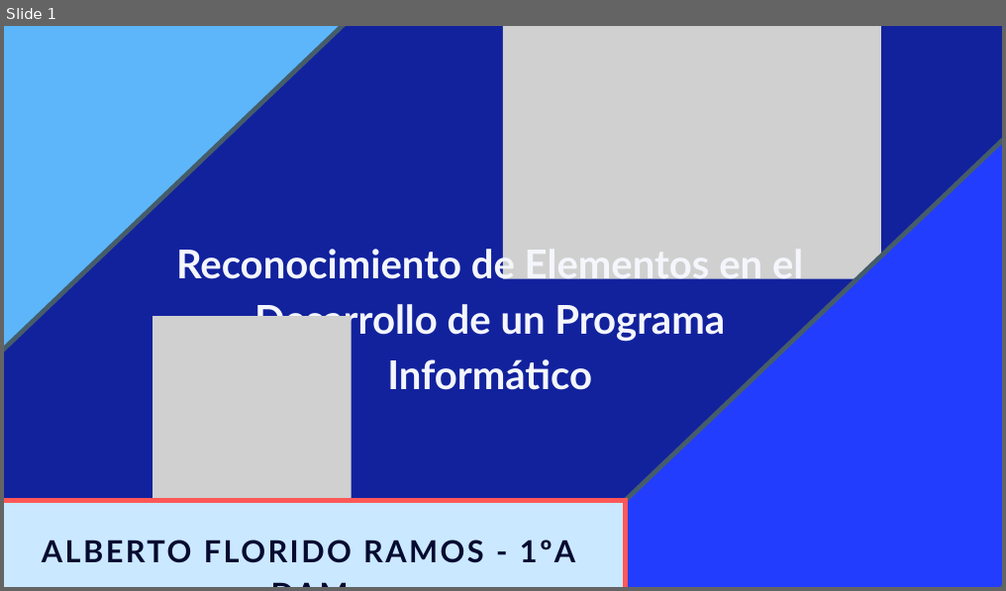
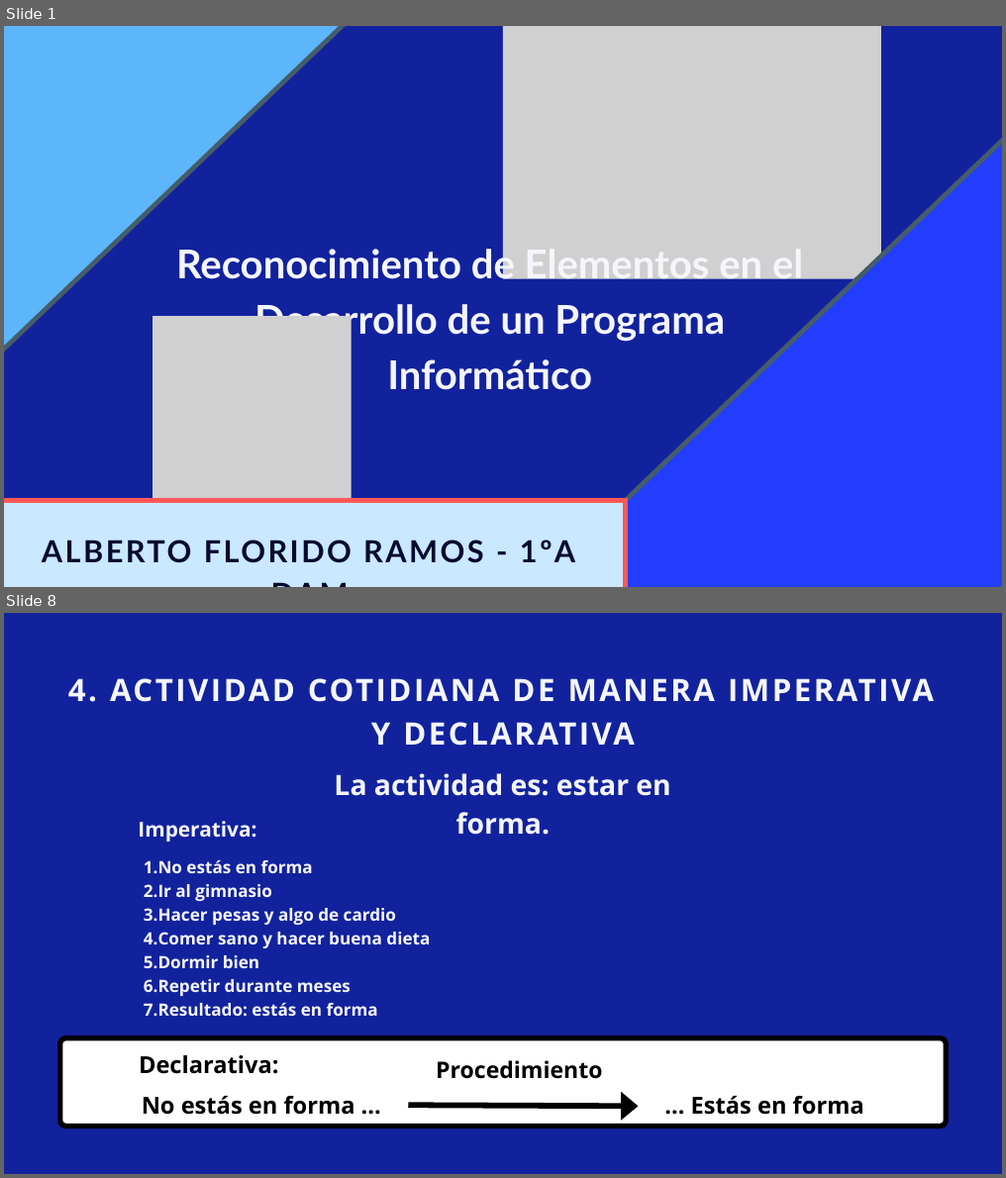
Before and after one commit to albertofloram05/Entornos-de-desarrollo, a slide deck: Reconocimiento de Elementos en el Desarrollo de un Programa Informático.pptx. Shown one above the other, each under a label of ours: slide 1 before the commit, slides 1 and 8 after it; the slides between them are not shown. The pictures are 1006x591 and 1006x1178 pixels, drawn with LibreOffice and Linux fonts; fonts in the diff are those of the drawing; grey boxes stand for pictures. Boxes give left, top, right and bottom in pixels: in the first picture for what was removed or moved away, otherwise in the second. Text is boxed around its words. In the diff, an @@ line names an element or a change of style, - is before the commit and + after.

```diff
--- a/Reconocimiento de Elementos en el Desarrollo de un Programa Informático.pptx
+++ b/Reconocimiento de Elementos en el Desarrollo de un Programa Informático.pptx
@@ slide 8 added at (4, 613, 1002, 1174), background #12229D @@
@@ text added at (68, 678, 934, 746), 44.6 pt, text #F4F6FC, bold @@
+4. ACTIVIDAD COTIDIANA DE MANERA IMPERATIVA Y DECLARATIVA
@@ text added at (334, 773, 670, 835), 40.5 pt, text #F4F6FC, bold @@
+La actividad es: estar en forma.
@@ text added at (138, 821, 256, 842), 29.7 pt, text #F4F6FC, bold @@
+Imperativa:
@@ text added at (144, 861, 430, 1016), 24.5 pt, text #F4F6FC, bold @@
+  1. No estás en forma
+  2. Ir al gimnasio
+  3. Hacer pesas y algo de cardio
+  4. Comer sano y hacer buena dieta
+  5. Dormir bien
+  6. Repetir durante meses
+  7. Resultado: estás en forma
@@ freeform shape added at (59, 1039, 945, 1127), fill #FFFFFF, outline #000000 7.5 pt @@
@@ text added at (139, 1056, 279, 1074), 33.8 pt, text #000000, bold @@
+Declarativa:
@@ text added at (436, 1060, 602, 1079), 32.9 pt, text #000000, bold @@
+Procedimiento
@@ text added at (142, 1096, 355, 1115), 33.8 pt, text #000000, bold @@
+No estás en forma ...
@@ arrow added from (408, 1105) to (639, 1106), #000000 8.25 pt @@
@@ text added at (691, 1096, 864, 1115), 33.8 pt, text #000000, bold @@
+... Estás en forma
```
Also in this commit, not shown: 4 slides changed, 4 other slides added, 2 slides removed, 1 other file.
